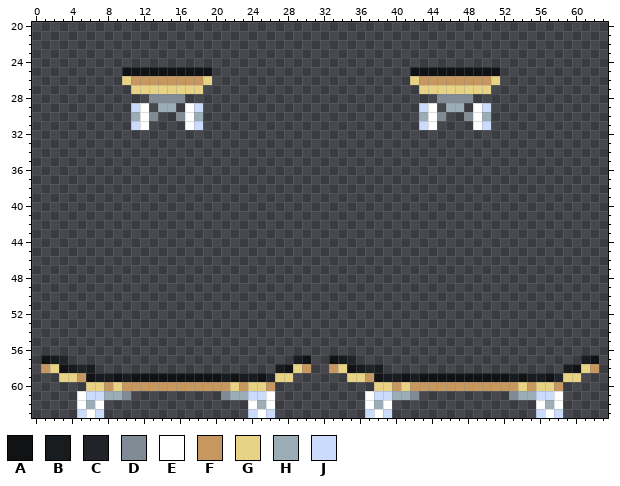
Pixel-art sprite: Resources/Textures/_Impstation/Clothing/Shoes/Specific/skateboard.rsi/equipped-FEET.png. The first picture shows the starting point.
The file is 64x64 pixels. Colours within 5 levels of each other are drawn and written as one. Shown: x 0..63, y 20..63.
Palette (. is transparent): A #111214  B #191c1f  C #202428  D #818b95  E #ffffff  F #c6975f  G #e7d383  H #9badb7  J #cbdbfc
Pixels before (only the part around the change), first column x 3:
20 .............................................................
21 .............................................................
22 .............................................................
23 .............................................................
24 .............................................................
25 .......AAAAAAAAAA......................AAAAAAAAAA............
26 .......GFFFFFFFFG......................GFFFFFFFFG............
27 ........GGGGGGGG........................GGGGGGGG.............
28 ..........DDDD............................DDDD...............
29 ........JE.HH.EJ........................JE.HH.EJ.............
30 ........HED..DEH........................HED..DEH.............
31 ........JE....EJ........................JE....EJ.............
32 .............................................................
33 .............................................................
34 .............................................................
35 .............................................................
36 .............................................................
37 .............................................................
38 .............................................................
39 .............................................................
40 .............................................................
41 .............................................................
42 .............................................................
43 .............................................................
44 .............................................................
45 .............................................................
46 .............................................................
47 .............................................................
48 .............................................................
49 .............................................................
50 .............................................................
51 .............................................................
52 .............................................................
53 .............................................................
54 .............................................................
55 .............................................................
56 .............................................................
57 C.........................BA..ABC.........................BA.
58 ABCB....................BAGF..FGABCB....................BAGF.
59 GGFABBABAAAAAAAAAABABBACGG......GGFABBABAAAAAAAAAABABBACGG...
60 ...GGFGFFFFFFFFFFFFGFGGF...........GGFGFFFFFFFFFFFFGFGGF.....
61 ..EJJHHD..........DHHJJE..........EJJHHD..........DHHJJE.....
62 ..EHE................EHE..........EHE................EHE.....
63 ..JEJ................JEJ..........JEJ................JEJ.....
After the commit:
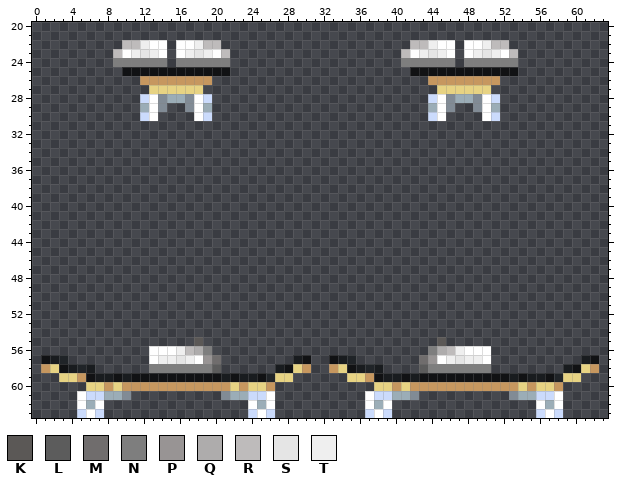
Colours new in this view: K #5b5856  L #5c5c5c  M #706d6d  N #7e7e7e  P #989494  Q #aeacac  R #bebbbb  S #e5e5e5  T #efefef
Commit message: - Adjusted sprite's offset and also added built in shoes sprited onto the skateboard.
Change:
{"y":22,"x":10,"old":".....","new":"RRTEE"}
{"y":22,"x":16,"old":".....","new":"EETRR"}
{"y":22,"x":42,"old":".....","new":"RRTEE"}
{"y":22,"x":48,"old":".....","new":"EETRR"}
{"y":23,"x":9,"old":"......","new":"RETSTE"}
{"y":23,"x":16,"old":"......","new":"ETSTER"}
{"y":23,"x":41,"old":"......","new":"RETSTE"}
{"y":23,"x":48,"old":"......","new":"ETSTER"}
{"y":24,"x":9,"old":"......","new":"NNNNNN"}
{"y":24,"x":16,"old":"......","new":"NNNNNN"}
{"y":24,"x":41,"old":"......","new":"NNNNNN"}
{"y":24,"x":48,"old":"......","new":"NNNNNN"}
{"y":25,"x":20,"old":"..","new":"AA"}
{"y":25,"x":52,"old":"..","new":"AA"}
{"y":26,"x":10,"old":"GF","new":".."}
{"y":26,"x":19,"old":"G","new":"F"}
{"y":26,"x":42,"old":"GF","new":".."}
{"y":26,"x":51,"old":"G","new":"F"}
{"y":27,"x":11,"old":"GG","new":".."}
{"y":27,"x":43,"old":"GG","new":".."}
{"y":28,"x":12,"old":".D","new":"JE"}
{"y":28,"x":15,"old":"DD...","new":"HHDEJ"}
{"y":28,"x":44,"old":".D","new":"JE"}
{"y":28,"x":47,"old":"DD...","new":"HHDEJ"}
{"y":29,"x":11,"old":"JE.HH","new":".HED."}
{"y":29,"x":17,"old":"EJ.","new":"DEH"}
{"y":29,"x":43,"old":"JE.HH","new":".HED."}
{"y":29,"x":49,"old":"EJ.","new":"DEH"}
{"y":30,"x":11,"old":"HED","new":".JE"}
{"y":30,"x":16,"old":"DEH.","new":"..EJ"}
{"y":30,"x":43,"old":"HED","new":".JE"}
{"y":30,"x":48,"old":"DEH.","new":"..EJ"}
{"y":31,"x":11,"old":"JE","new":".."}
{"y":31,"x":17,"old":"EJ","new":".."}
{"y":31,"x":43,"old":"JE","new":".."}
{"y":31,"x":49,"old":"EJ","new":".."}
{"y":55,"x":18,"old":".","new":"K"}
{"y":55,"x":45,"old":".","new":"K"}
{"y":56,"x":13,"old":".......","new":"EEETRQN"}
{"y":56,"x":44,"old":".......","new":"NQRTEEE"}
{"y":57,"x":13,"old":"........","new":"ETTSTEPM"}
{"y":57,"x":43,"old":"........","new":"MPETSTTE"}
{"y":58,"x":13,"old":"........","new":"NNNNNNNL"}
{"y":58,"x":43,"old":"........","new":"LNNNNNNN"}
{"label":"changed","picture_box":[113,40,230,130]}
{"label":"changed","picture_box":[401,40,518,130]}
{"label":"added","picture_box":[149,337,221,373]}
{"label":"added","picture_box":[419,337,491,373]}
